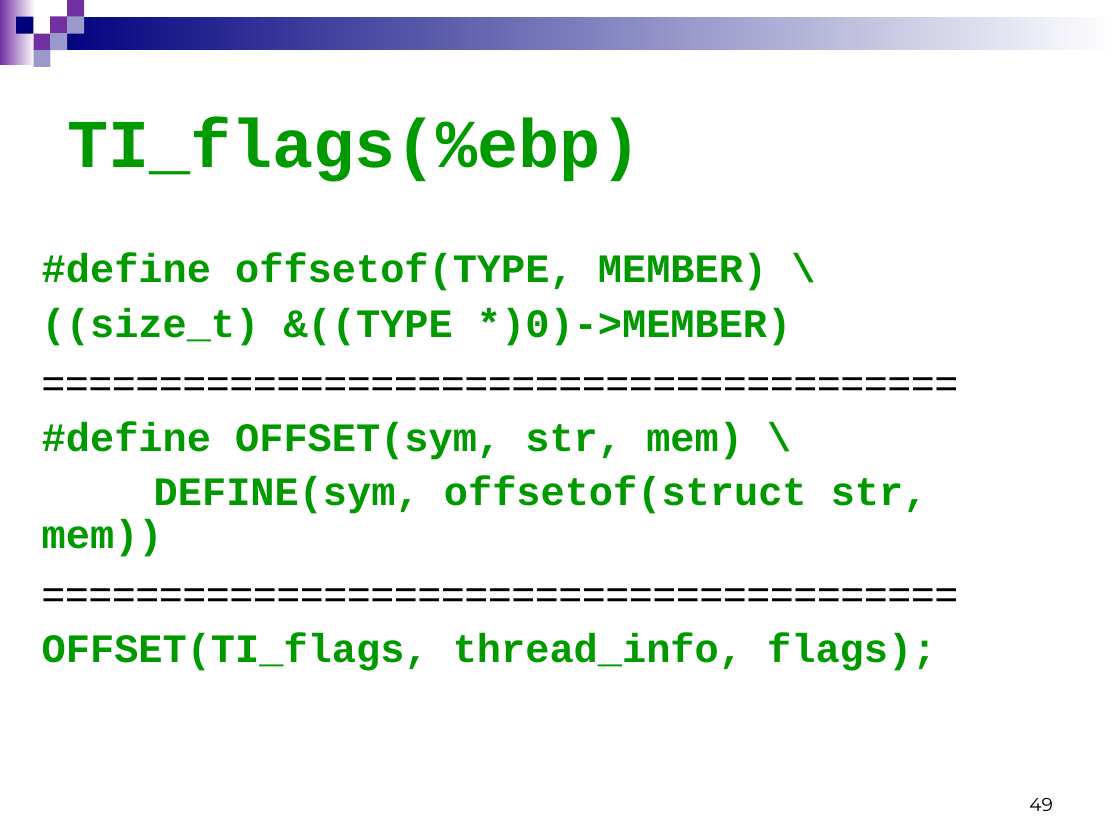
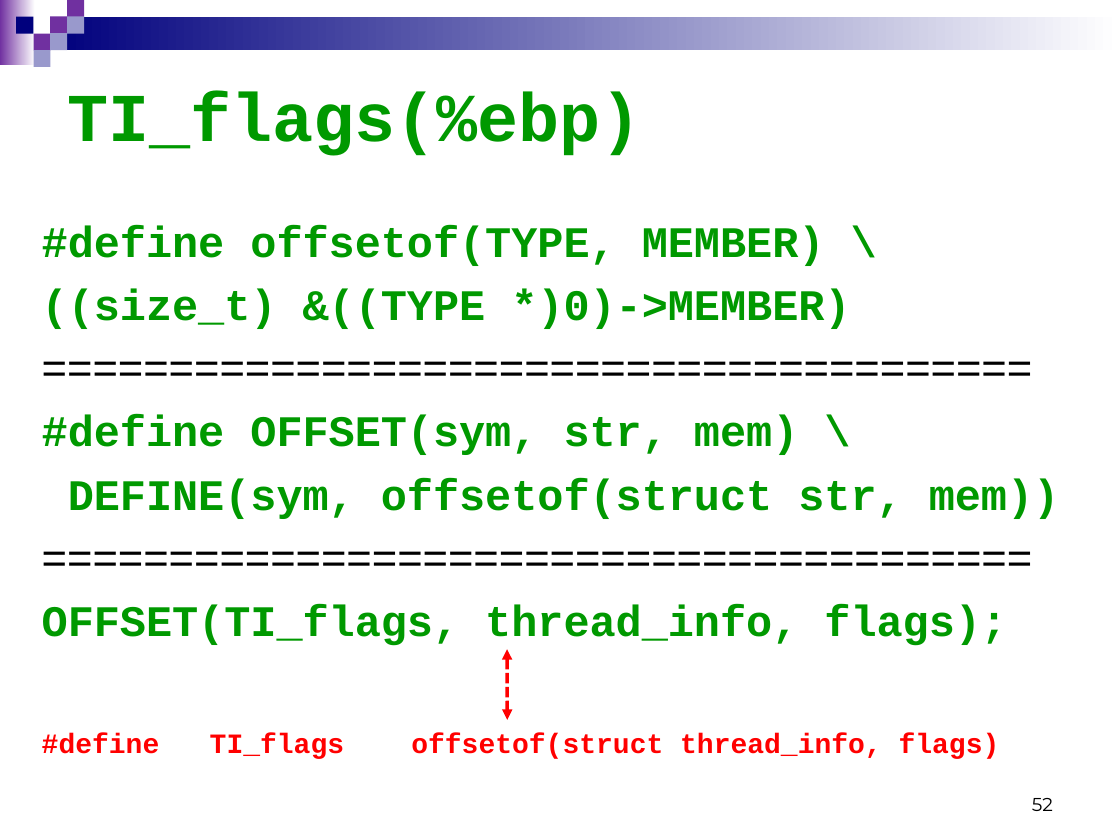
Before and after one commit to Cuda-Chen/Linux-Operating-System, a slide deck: slide 52 of linuxLecture_system_call_3_9.ppt (slide 49 before the commit). Drawn at 1120x840 pixels with LibreOffice and Linux fonts; fonts in the diff are those of the drawing. Boxes give left, top, right and bottom in pixels: in the first picture for what was removed or moved away, otherwise in the second. Text is boxed around its words. In the diff, an @@ line names an element or a change of style, - is before the commit and + after.

```diff
--- a/linuxLecture_system_call_3_9.ppt
+++ b/linuxLecture_system_call_3_9.ppt
@@ title "TI_flags(%ebp)" moved from (x1=67, y1=117, x2=642, y2=182) to (x1=67, y1=92, x2=642, y2=156) @@
@@ text "#define offsetof(TYPE, MEMBER) \" moved from (x1=42, y1=253, x2=936, y2=671) to (x1=42, y1=225, x2=1059, y2=646) @@
@@ text "#define offsetof(TYPE, MEMBER) \" at (x1=42, y1=225, x2=1059, y2=646): size 25.9 to 28 pt; line spacing 0.9 to 1 @@
@@ double arrow added from (507, 650) to (507, 720), #FF0000 2.24 pt dashed @@
@@ text added at (x1=42, y1=733, x2=1000, y2=759), 18 pt, text #FF0000, bold @@
+#define TI_flags offsetof(struct thread_info, flags)
@@ page number at (x1=1032, y1=798, x2=1053, y2=811): text changed @@
-49
+52
```
Also in this commit, not shown: 6 other slides changed, 4 slides added, 1 other file.
